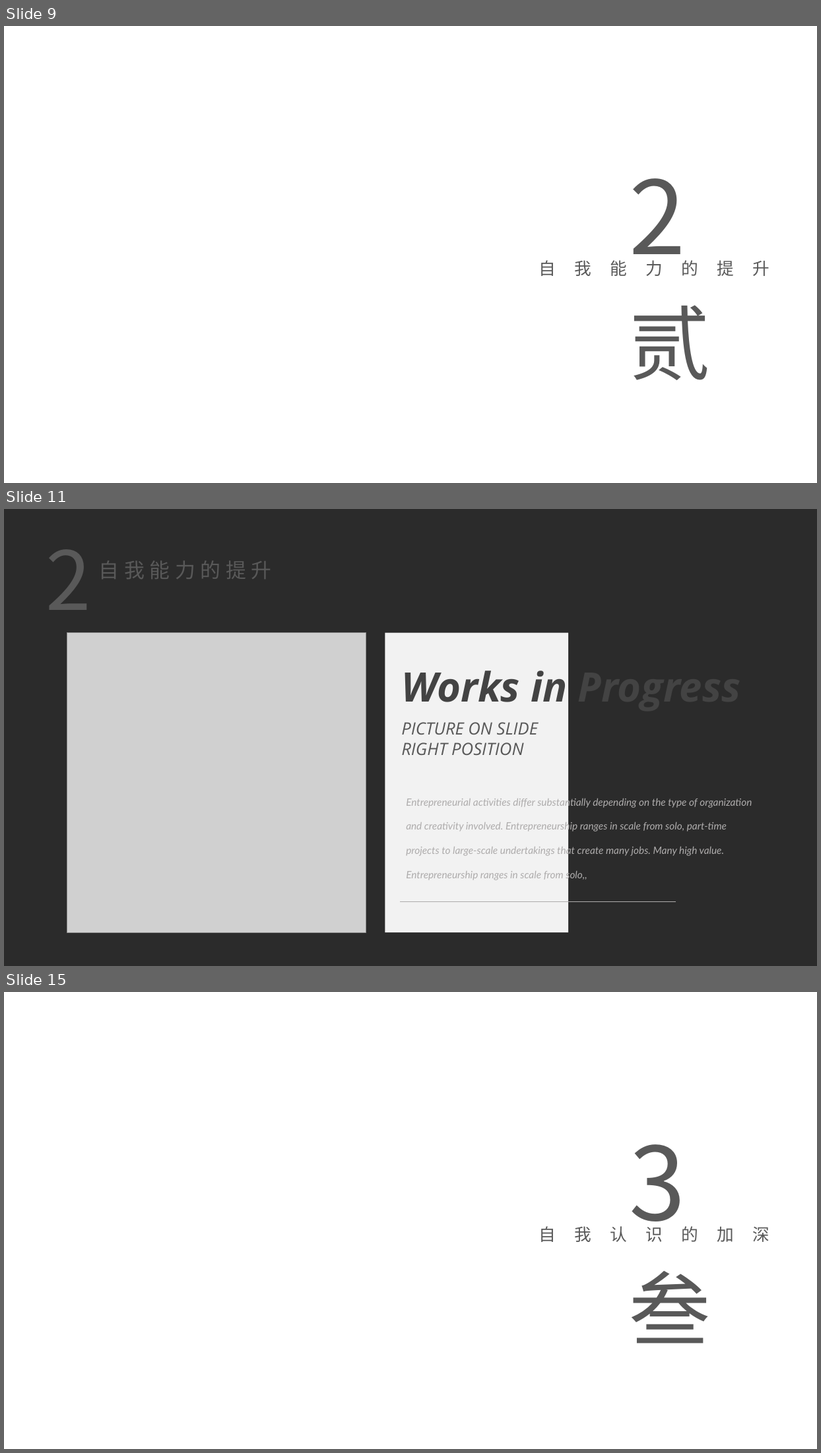
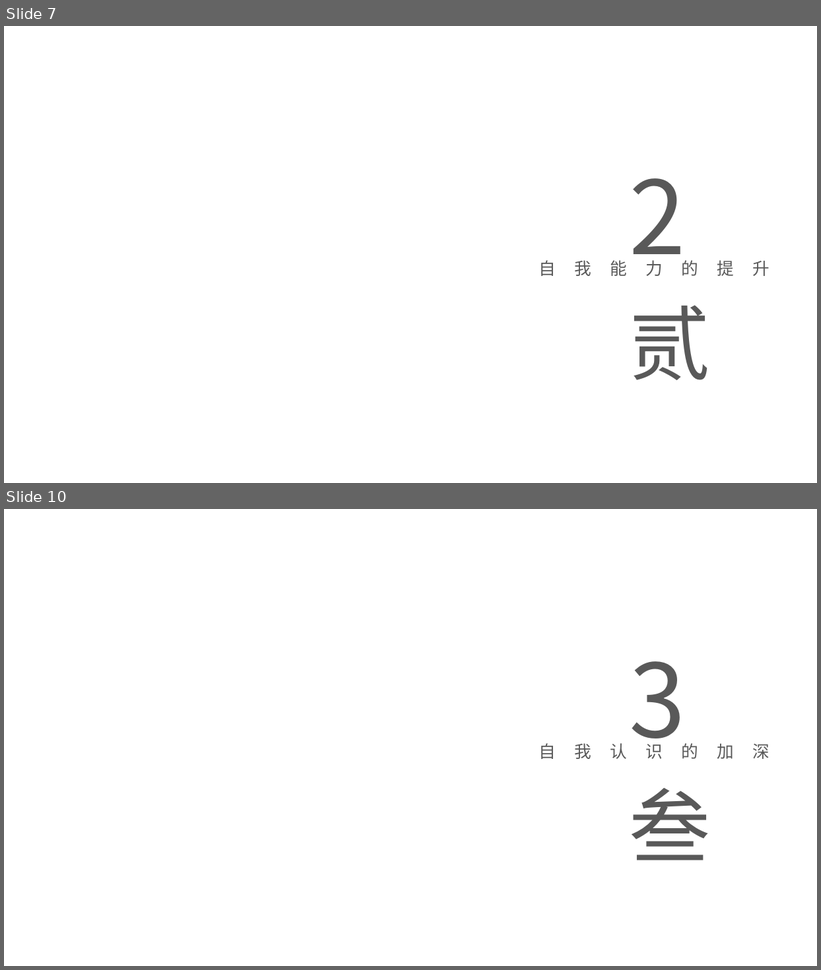
Before and after one commit to glkabc/Demos, a slide deck: 实习总结.pptx. Shown one above the other, each under a label of ours: slides 9, 11 and 15 before the commit, slides 7 and 10 after it; the slides between them are not shown. The pictures are 821x1453 and 821x970 pixels, drawn with LibreOffice and Linux fonts; fonts in the diff are those of the drawing; grey boxes stand for pictures; background and template pictures are left out; a plain dark background stands for a picture behind light text. Boxes give left, top, right and bottom in pixels: in the first picture for what was removed or moved away, otherwise in the second. Text is boxed around its words. In the diff, an @@ line names an element or a change of style, - is before the commit and + after.

```diff
--- a/实习总结.pptx
+++ b/实习总结.pptx
@@ slide 11 removed at (4, 509, 817, 966), background picture (left out) @@
@@ text removed at (46, 549, 90, 610) @@
-2
@@ text removed at (99, 561, 272, 579) @@
-自我能力的提升
@@ picture removed at (67, 633, 366, 933) @@
@@ rectangle removed at (385, 633, 569, 933) @@
@@ text removed at (401, 671, 567, 702) @@
-Works in Progress
@@ text removed at (401, 722, 538, 755) @@
-PICTURE ON SLIDE
-RIGHT POSITION
@@ text removed at (406, 797, 752, 881) @@
-Entrepreneurial activities differ substantially depending on the type of organization and creativity involved. Entrepreneurship ranges in scale from solo, part-time projects to large-scale undertakings that create many jobs. Many high value. Entrepreneurship ranges in scale from solo,,
@@ line removed from (401, 902) to (677, 902) @@
@@ what was slide 9 is now slide 7 @@
@@ what was slide 15 is now slide 10 @@
```
Also in this commit, not shown: 1 slide changed, 6 slides added, 18 other slides removed.
